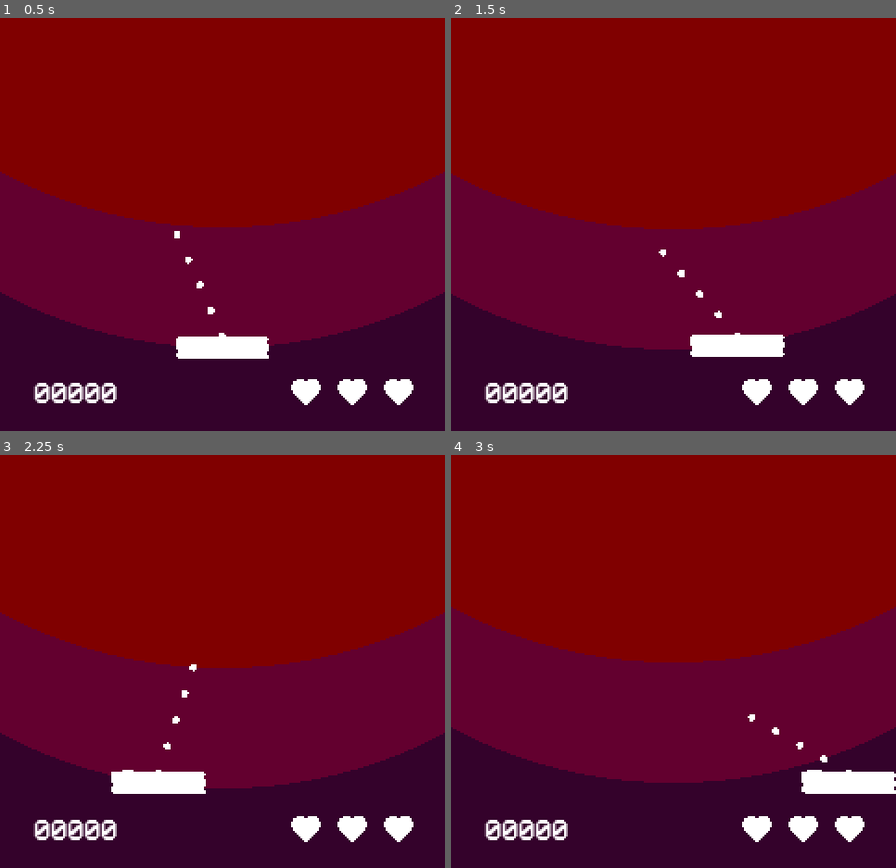
Above: before the commit, frames 1-4 (two rows, left to right).
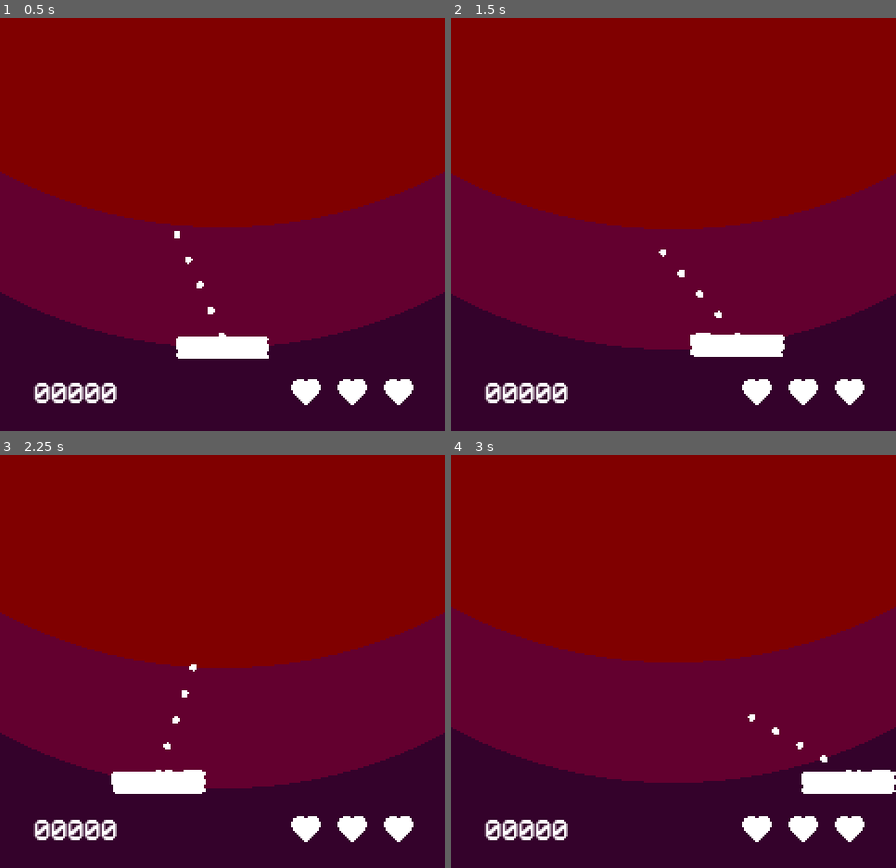
Above: after the commit, the same moments.

Repository: leogeier/impact_juggling
Game: Godot game, scene res://Main/Main.tscn
The game is run twice, just before and just after one commit, with the same random seed, the same clock (stepped at 60 frames per second) and the same inputs. The engine's default icon, where the game draws it, is replaced by a stand-in: a white triangle on a blue panel in a dark square. Sound files missing from this copy of the repository are replaced by a short silence.
Inputs (mouse positions are in pixels of both pictures, inside the frame that each line leads up to):
- Up to frame 1 (0.5 s): no input
- Up to frame 2 (1.5 s): move the mouse to (771, 104) at 0.52 s; hold Right (ui_right) 0.53-1.28 s; tap Space (fire) at 0.6, 1.35 s; move the mouse to (584, 162) at 1.27 s; hold Left (ui_left) from 1.28 s (still down)
- Up to frame 3 (2.25 s): move the mouse to (outside the picture) at 2.02 s; release Left (ui_left) at 2.03 s; hold Right (ui_right) from 2.03 s (still down); tap Space (fire) at 2.1 s
- Up to frame 4 (3 s): keep holding Right (ui_right); move the mouse to (651, 690) at 2.77 s; tap Space (fire) at 2.85 s

Frame 1 is identical in both runs. In frame 2, less than 0.1% of the frame differs, in the area x 53-75%, y 76-83%; in frame 3, less than 0.1%, in the area x 25-47%, y 76-83%; in frame 4, less than 0.1%.

Commit message:
add sound

Diff:
--- a/ld-47/Ball/Ball.gd
+++ b/ld-47/Ball/Ball.gd
@@ -52,6 +52,9 @@
 			var popup = ScorePopup.instance()
 			get_tree().get_root().add_child(popup)
 			popup.launch(10, position, Vector2(0, -1).rotated(rand_range(-.3, .3)))
+			$StrongHitSound.play()
+		$HitSound.pitch_scale = rand_range(0.5, 2.5)
+		$HitSound.play()
 
 		if collided_with_paddle:
 			Screenshake.start(.1, 3)
--- a/ld-47/Ball/Ball.tscn
+++ b/ld-47/Ball/Ball.tscn
@@ -1,9 +1,11 @@
-[gd_scene load_steps=6 format=2]
+[gd_scene load_steps=8 format=2]
 
 [ext_resource path="res://Ball/Ball1.png" type="Texture" id=1]
 [ext_resource path="res://Ball/Ball.gd" type="Script" id=2]
 [ext_resource path="res://Ball/Ball3.png" type="Texture" id=3]
 [ext_resource path="res://Ball/Ball2.png" type="Texture" id=4]
+[ext_resource path="res://sounds/hit.wav" type="AudioStream" id=5]
+[ext_resource path="res://sounds/strong_hit.wav" type="AudioStream" id=6]
 
 [sub_resource type="CircleShape2D" id=1]
 
@@ -33,3 +35,11 @@
 visible = false
 scale = Vector2( 0.380948, 0.380948 )
 texture = ExtResource( 3 )
+
+[node name="HitSound" type="AudioStreamPlayer" parent="."]
+stream = ExtResource( 5 )
+volume_db = -30.0
+
+[node name="StrongHitSound" type="AudioStreamPlayer" parent="."]
+stream = ExtResource( 6 )
+volume_db = -30.0
--- a/ld-47/BallSpawner/BallSpawner.gd
+++ b/ld-47/BallSpawner/BallSpawner.gd
@@ -24,10 +24,13 @@
 	get_tree().get_root().add_child(cur_ball)
 
 	blinks_left = blink_count
+	$BlinkSound.play()
 	$BlinkTimer.start()
 
 func blink():
 	if blinks_left > 0:
+		if blinks_left % 2 == 1:
+			$BlinkSound.play()
 		blinks_left -= 1
 		cur_ball.visible = !cur_ball.visible
 		$BlinkTimer.start()
--- a/ld-47/BallSpawner/BallSpawner.tscn
+++ b/ld-47/BallSpawner/BallSpawner.tscn
@@ -1,6 +1,7 @@
-[gd_scene load_steps=2 format=2]
+[gd_scene load_steps=3 format=2]
 
 [ext_resource path="res://BallSpawner/BallSpawner.gd" type="Script" id=1]
+[ext_resource path="res://sounds/spawn.wav" type="AudioStream" id=2]
 
 [node name="BallSpawner" type="Node2D"]
 script = ExtResource( 1 )
@@ -38,3 +39,7 @@
 [node name="BlinkTimer" type="Timer" parent="."]
 wait_time = 0.4
 one_shot = true
+
+[node name="BlinkSound" type="AudioStreamPlayer" parent="."]
+stream = ExtResource( 2 )
+volume_db = -30.0
--- a/ld-47/Collectible/Collectible.gd
+++ b/ld-47/Collectible/Collectible.gd
@@ -22,16 +22,20 @@
 	var popup = ScorePopup.instance()
 	get_tree().get_root().add_child(popup)
 	popup.launch(value, position, Vector2(0, 1).rotated(rand_range(-.5, .5)))
+	$CollectSound.play()
 
 	emit_signal("collected")
+	visible = false
+
+func remove():
 	self.queue_free()
-
 
 func _ready():
 	randomize()
 	value = possible_values[randi() % possible_values.size()]
 	$Visible/Label.text = String(value)
 	self.connect("body_entered", self, "on_collected")
+	$CollectSound.connect("finished", self, "remove")
 	orig_pos = $Visible.position
 	if randi() % 2 == 0:
 		rot_speed *= -1
--- a/ld-47/Collectible/Collectible.tscn
+++ b/ld-47/Collectible/Collectible.tscn
@@ -1,8 +1,9 @@
-[gd_scene load_steps=5 format=2]
+[gd_scene load_steps=6 format=2]
 
 [ext_resource path="res://Collectible/Collectible.gd" type="Script" id=1]
 [ext_resource path="res://Collectible/Collectible.png" type="Texture" id=2]
 [ext_resource path="res://Score/vcr.tres" type="DynamicFont" id=3]
+[ext_resource path="res://sounds/collectible.wav" type="AudioStream" id=4]
 
 [sub_resource type="CircleShape2D" id=1]
 radius = 20.4616
@@ -35,3 +36,7 @@
 
 [node name="CollisionShape2D" type="CollisionPolygon2D" parent="FreeArea"]
 polygon = PoolVector2Array( 52.3017, -100.186, 55.694, -1.45421, 33.5348, 126.854, -35.8216, 125.324, -63.4623, -2.27135, -60.4024, -102.736 )
+
+[node name="CollectSound" type="AudioStreamPlayer" parent="."]
+stream = ExtResource( 4 )
+volume_db = -30.0
--- a/ld-47/Main/Main.gd
+++ b/ld-47/Main/Main.gd
@@ -8,11 +8,16 @@
 
 func remove_life():
 	lives -= 1
-	hearts[lives].visible = false
-	Screenshake.start(.1, 4)
 	emit_signal("life_lost")
-	if lives == 0:
+
+	if lives > 0:
+		hearts[lives].visible = false
+		Screenshake.start(.1, 4)
+		$LifeLostSound.play()
+	else:
 		print("Game Over")
+		$GameOverSound.play()
+
 
 func _ready():
 	$BallDetector.connect("ball_entered", $BallSpawner, "queue_ball")
--- a/ld-47/Main/Main.tscn
+++ b/ld-47/Main/Main.tscn
@@ -6,7 +6,9 @@
 [ext_resource path="res://Score/ScoreDisplay.tscn" type="PackedScene" id=4]
 [ext_resource path="res://BallDetector/BallDetector.tscn" type="PackedScene" id=5]
 [ext_resource path="res://Main/Main.gd" type="Script" id=6]
+[ext_resource path="res://sounds/life_lost.wav" type="AudioStream" id=7]
 [ext_resource path="res://Main/heart.png" type="Texture" id=8]
+[ext_resource path="res://sounds/game_over.wav" type="AudioStream" id=9]
 [ext_resource path="res://BallSpawner/BallSpawner.tscn" type="PackedScene" id=10]
 [ext_resource path="res://CollectibleSpawner/CollectibleSpawner.tscn" type="PackedScene" id=11]
 
@@ -83,3 +85,11 @@
 scale = Vector2( 0.25, 0.25 )
 texture = ExtResource( 8 )
 offset = Vector2( 0.412231, -3.64807 )
+
+[node name="LifeLostSound" type="AudioStreamPlayer" parent="."]
+stream = ExtResource( 7 )
+volume_db = -30.0
+
+[node name="GameOverSound" type="AudioStreamPlayer" parent="."]
+stream = ExtResource( 9 )
+volume_db = -30.0
--- a/ld-47/Paddle/Paddle.gd
+++ b/ld-47/Paddle/Paddle.gd
@@ -42,6 +42,15 @@
 
 func _physics_process(delta):
 	if Input.is_action_just_pressed("fire"):
+		var ball_detected = false
+		for body in $BallDetectorArea.get_overlapping_bodies():
+			if body.is_in_group("ball"):
+				ball_detected = true
+				break
+		if !ball_detected:
+			$ThrowSound.pitch_scale = rand_range(0.5, 2.5)
+			$ThrowSound.play()
+
 		$ThrowTimer.start();
 		$ReturnTween.interpolate_property(self, "icon_pos_y", icon_orig_y + throw_offset, icon_orig_y, paddle_throw_time, Tween.TRANS_CIRC, Tween.EASE_OUT)
 		$ReturnTween.start()
--- a/ld-47/Paddle/Paddle.tscn
+++ b/ld-47/Paddle/Paddle.tscn
@@ -1,11 +1,15 @@
-[gd_scene load_steps=5 format=2]
+[gd_scene load_steps=7 format=2]
 
 [ext_resource path="res://Paddle/Paddle.png" type="Texture" id=1]
 [ext_resource path="res://Paddle/Paddle.gd" type="Script" id=2]
 [ext_resource path="res://DirArrow/DirArrow.tscn" type="PackedScene" id=3]
+[ext_resource path="res://sounds/hit.wav" type="AudioStream" id=4]
 
 [sub_resource type="RectangleShape2D" id=1]
 extents = Vector2( 25.6502, 6.52312 )
+
+[sub_resource type="RectangleShape2D" id=2]
+extents = Vector2( 25.5448, 33.393 )
 
 [node name="Paddle" type="KinematicBody2D" groups=[
 "paddle",
@@ -32,3 +36,13 @@
 [node name="ReturnTween" type="Tween" parent="."]
 
 [node name="ReturnRotTween" type="Tween" parent="."]
+
+[node name="ThrowSound" type="AudioStreamPlayer" parent="."]
+stream = ExtResource( 4 )
+volume_db = -30.0
+
+[node name="BallDetectorArea" type="Area2D" parent="."]
+
+[node name="CollisionShape2D" type="CollisionShape2D" parent="BallDetectorArea"]
+position = Vector2( -0.465977, -39.3419 )
+shape = SubResource( 2 )
Not shown: 1 places in ld-47/Main/Main.tscn that only renumber resources
Not shown, added: ld-47/sounds/collectible.wav.import
Not shown, added: ld-47/sounds/hit.wav.import
Not shown, added: ld-47/sounds/life_lost.wav.import
Not shown, added: ld-47/sounds/paddle.wav.import
Not shown, added: ld-47/sounds/spawn.wav.import
Not shown, added: ld-47/sounds/strong_hit.wav.import
Not shown, added: ld-47/sounds/collectible.wav
Not shown, added: ld-47/sounds/game_over.wav
Not shown, added: ld-47/sounds/hit.wav
Not shown, added: ld-47/sounds/life_lost.wav
Not shown, added: ld-47/sounds/paddle.wav
(and 2 more such lines)
